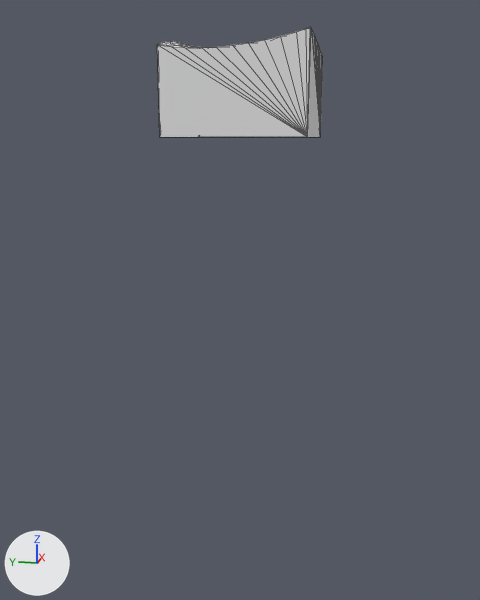
Renders of the glTF model assets/terrain/surface_pieces/surf_2_24.glb from each side of a commit.
Camera for both pictures: a camera (50 mm lens) standing at (-122.2, -17.2, -34.98) and looking at (-97.27, -12.21, -41.21). Lighting does not change. The marker at lower left points along +X, +Y and +Z. The older version comes first. Mesh edges are drawn as thin lines. Where no turn or scale is listed for an object, it has been applied to the vertices.

Script lines for the objects in view, before the commit:
```python
me_geometry_0 = bpy.data.meshes.new('geometry_0')
me_geometry_0.from_pydata(...)  # 75 vertices, 146 faces; spans x -100.0..-95.0, y -15.0..-10.0, z -35.0..-31.64
ob_geometry_0 = bpy.data.objects.new('geometry_0', me_geometry_0)
ob_geometry_0.location = (0.0, 0.0, 0.0)
```
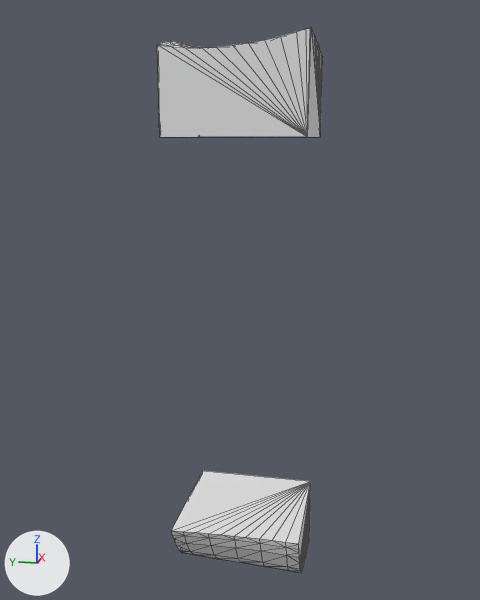
Boxes [x1, y1, x2, y2] around the edits, measured in the pictures (480 x 600 px):
```json
{"object": "layer_4", "change": "added", "after": [171, 471, 311, 573]}
```

Edits to the scene script, one JSON object a line:
```json
{"op": "add", "block": "me_layer_4", "code": ["me_layer_4 = bpy.data.meshes.new('layer_4')", "me_layer_4.from_pydata(...)  # 105 vertices, 206 faces; spans x -99.93..-95.0, y -15.0..-10.0, z -53.07..-50.0"]}
{"op": "add", "block": "ob_layer_4", "code": ["ob_layer_4 = bpy.data.objects.new('layer_4', me_layer_4)", "ob_layer_4.location = (0.0, 0.0, 0.0)"]}
```
